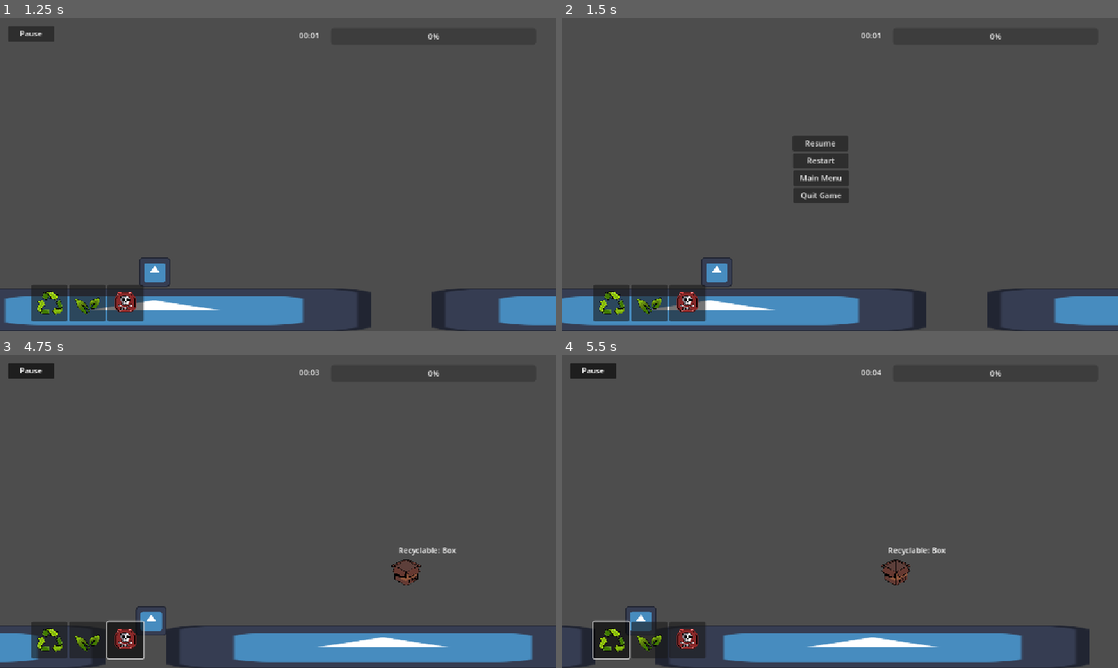
Above: before the commit, frames 1-4 (two rows, left to right).
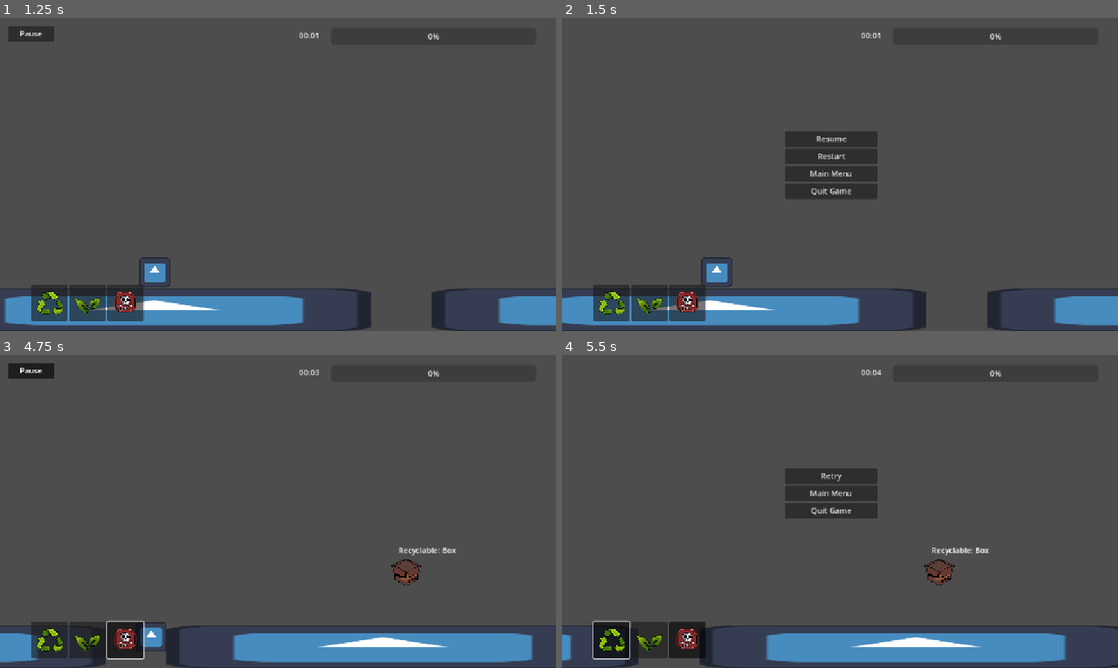
Above: after the commit, the same moments.

Repository: wends05/trash-trek
Game: Godot game, scene res://scenes/MainMenu.tscn
Same seed, same stepped clock (60 frames per second), same inputs: the game is played once before the commit and once after it. The engine's default icon, where the game draws it, is replaced by a stand-in: a white triangle on a blue panel in a dark square.
Inputs (mouse positions are in pixels of both pictures, inside the frame that each line leads up to):
- Up to frame 1 (1.25 s): click "Start" at 0.5 s
- Up to frame 2 (1.5 s): click "Pause" at 1.25 s
- Up to frame 3 (4.75 s): click "Resume" at 2 s; click (50, 639) at 2.75 s; click (88, 639) at 3.5 s; click (127, 639) at 4.25 s
- Up to frame 4 (5.5 s): click (612, 639) at 5 s

Frame 1 is identical in both runs. In frame 2, 2.4% of the frame differs, in the area x 40-57%, y 36-60%; in frame 3, 0.5%; in frame 4, 7.1%, in the area x 0-100%, y 2-100%.

Commit message:
Add & Update player death scene

Diff:
--- a/pause_menu.gd
+++ b/game_menu.gd
@@ -1,10 +1,20 @@
 extends Control
+
+@onready var resume_button = $ResumeButton
+@onready var restart_button = $RestartButton
+@onready var retry_button = $RetryButton
 
 func _on_resume_button_pressed() -> void:
 	Game.update_ui_state.emit(Utils.UIStateType.PauseMenu)
 	Game.update_game_state.emit(Utils.GameStateType.Play)
 
 func _on_restart_button_pressed() -> void:
+	Game.update_game_state.emit(Utils.GameStateType.Play)
+	get_tree().change_scene_to_file("res://scenes/Main.tscn")
+	Game.reset_stats()
+
+func _on_retry_button_pressed() -> void:
+	print("test")
 	Game.update_game_state.emit(Utils.GameStateType.Play)
 	get_tree().change_scene_to_file("res://scenes/Main.tscn")
 	Game.reset_stats()
--- a/scenes/Main.tscn
+++ b/scenes/Main.tscn
@@ -1,10 +1,11 @@
-[gd_scene load_steps=9 format=3 uid="uid://bjlwocmldl2p1"]
+[gd_scene load_steps=12 format=3 uid="uid://bjlwocmldl2p1"]
 
 [ext_resource type="Script" uid="uid://djvk4e4r7ppdn" path="res://scripts/main.gd" id="1_h6nst"]
 [ext_resource type="PackedScene" uid="uid://dyac4ihj46tig" path="res://scenes/Player.tscn" id="1_nbc6x"]
 [ext_resource type="Script" uid="uid://d4hebw0k2lxgw" path="res://scenes/terrain_manager.gd" id="4_vcsgt"]
 [ext_resource type="PackedScene" uid="uid://b1mx2y7p6cxdw" path="res://scenes/trash_spawner.tscn" id="5_vcsgt"]
 [ext_resource type="Script" uid="uid://go4n0wcu27jd" path="res://scripts/trash_remover.gd" id="6_c01mt"]
+[ext_resource type="Script" uid="uid://crsxweajtjywv" path="res://scripts/death_zone.gd" id="7_jlsqs"]
 [ext_resource type="PackedScene" uid="uid://cnvc3c5c6c8mj" path="res://scenes/ui.tscn" id="7_nxtc6"]
 
 [sub_resource type="RectangleShape2D" id="RectangleShape2D_nxtc6"]
@@ -12,6 +13,12 @@
 
 [sub_resource type="RectangleShape2D" id="RectangleShape2D_nbc6x"]
 size = Vector2(1139.5, 66)
+
+[sub_resource type="RectangleShape2D" id="RectangleShape2D_jlsqs"]
+size = Vector2(6.5, 760)
+
+[sub_resource type="RectangleShape2D" id="RectangleShape2D_c01mt"]
+size = Vector2(1150.5, 10)
 
 [node name="Main" type="Node2D"]
 script = ExtResource("1_h6nst")
@@ -42,7 +49,25 @@
 [node name="CollisionShape2D" type="CollisionShape2D" parent="Scaffolding"]
 position = Vector2(573.25, 614)
 shape = SubResource("RectangleShape2D_nbc6x")
+disabled = true
+
+[node name="DeathZoneLeft" type="Area2D" parent="."]
+script = ExtResource("7_jlsqs")
+
+[node name="CollisionShape2D2" type="CollisionShape2D" parent="DeathZoneLeft"]
+position = Vector2(-14.25, 377)
+shape = SubResource("RectangleShape2D_jlsqs")
+
+[node name="DeathZoneBelow" type="Area2D" parent="."]
+script = ExtResource("7_jlsqs")
+
+[node name="CollisionShape2D" type="CollisionShape2D" parent="DeathZoneBelow"]
+position = Vector2(574, 751)
+shape = SubResource("RectangleShape2D_c01mt")
 
 [node name="UI" parent="." instance=ExtResource("7_nxtc6")]
+size_flags_horizontal = 4
 
 [connection signal="area_entered" from="TrashRemover" to="TrashRemover" method="_on_area_entered"]
+[connection signal="body_entered" from="DeathZoneLeft" to="DeathZoneBelow" method="_on_death_zone_left_body_entered"]
+[connection signal="body_entered" from="DeathZoneBelow" to="DeathZoneLeft" method="_on_death_zone_below_body_entered"]
--- a/scenes/pause_menu.tscn
+++ b/scenes/game_menu.tscn
@@ -1,53 +1,42 @@
 [gd_scene load_steps=2 format=3 uid="uid://ciuvi7tl2l5wv"]
 
-[ext_resource type="Script" uid="uid://devlsdpi63sk1" path="res://pause_menu.gd" id="1_jvnd5"]
+[ext_resource type="Script" uid="uid://devlsdpi63sk1" path="res://game_menu.gd" id="1_qdaa4"]
 
-[node name="PauseMenu" type="Control"]
-layout_mode = 3
+[node name="GameMenu" type="VBoxContainer"]
 anchors_preset = 15
 anchor_right = 1.0
 anchor_bottom = 1.0
 grow_horizontal = 2
 grow_vertical = 2
-script = ExtResource("1_jvnd5")
+script = ExtResource("1_qdaa4")
 
 [node name="ResumeButton" type="Button" parent="."]
 process_mode = 3
-layout_mode = 0
-offset_left = 477.0
-offset_top = 243.0
-offset_right = 592.0
-offset_bottom = 274.0
+layout_mode = 2
 text = "Resume"
 
 [node name="RestartButton" type="Button" parent="."]
 process_mode = 3
-layout_mode = 0
-offset_left = 478.0
-offset_top = 279.0
-offset_right = 593.0
-offset_bottom = 310.0
+layout_mode = 2
 text = "Restart"
+
+[node name="RetryButton" type="Button" parent="."]
+process_mode = 3
+layout_mode = 2
+text = "Retry"
 
 [node name="MainMenuButton" type="Button" parent="."]
 process_mode = 3
-layout_mode = 0
-offset_left = 479.0
-offset_top = 315.0
-offset_right = 594.0
-offset_bottom = 347.0
+layout_mode = 2
 text = "Main Menu"
 
 [node name="QuitButton" type="Button" parent="."]
 process_mode = 3
-layout_mode = 0
-offset_left = 479.0
-offset_top = 351.0
-offset_right = 594.0
-offset_bottom = 383.0
+layout_mode = 2
 text = "Quit Game"
 
 [connection signal="pressed" from="ResumeButton" to="." method="_on_resume_button_pressed"]
 [connection signal="pressed" from="RestartButton" to="." method="_on_restart_button_pressed"]
+[connection signal="pressed" from="RetryButton" to="." method="_on_retry_button_pressed"]
 [connection signal="pressed" from="MainMenuButton" to="." method="_on_main_menu_button_pressed"]
 [connection signal="pressed" from="QuitButton" to="." method="_on_quit_button_pressed"]
--- a/scenes/ui.tscn
+++ b/scenes/ui.tscn
@@ -1,7 +1,7 @@
 [gd_scene load_steps=8 format=3 uid="uid://cnvc3c5c6c8mj"]
 
 [ext_resource type="Script" uid="uid://cad734vbhmmtg" path="res://scripts/ui.gd" id="1_nt7q6"]
-[ext_resource type="PackedScene" uid="uid://ciuvi7tl2l5wv" path="res://scenes/pause_menu.tscn" id="2_p7vwb"]
+[ext_resource type="PackedScene" uid="uid://ciuvi7tl2l5wv" path="res://scenes/game_menu.tscn" id="2_p7vwb"]
 [ext_resource type="PackedScene" uid="uid://decqbrmnhe0kb" path="res://scenes/Energy.tscn" id="2_x4jx1"]
 [ext_resource type="ButtonGroup" uid="uid://chvwa86vrsf2w" path="res://resources/ToggleGroup.tres" id="3_8dubc"]
 [ext_resource type="Texture2D" uid="uid://bmpxcsb6kpdy1" path="res://assets/Recyclable Logo.png" id="3_wm3ai"]
@@ -16,9 +16,6 @@
 grow_horizontal = 2
 grow_vertical = 2
 script = ExtResource("1_nt7q6")
-
-[node name="PauseMenu" parent="." instance=ExtResource("2_p7vwb")]
-layout_mode = 1
 
 [node name="EnergyBar" parent="." instance=ExtResource("2_x4jx1")]
 layout_mode = 0
@@ -75,4 +72,16 @@
 icon = ExtResource("5_p7vwb")
 expand_icon = true
 
+[node name="GameMenu" parent="." instance=ExtResource("2_p7vwb")]
+layout_mode = 0
+anchors_preset = 0
+anchor_right = 0.0
+anchor_bottom = 0.0
+offset_left = 462.0
+offset_top = 234.0
+offset_right = 653.0
+offset_bottom = 405.0
+grow_horizontal = 1
+grow_vertical = 1
+
 [connection signal="pressed" from="PauseButton" to="." method="_on_pause_button_pressed"]
--- /dev/null
+++ b/scripts/death_zone.gd
@@ -0,0 +1,11 @@
+extends Area2D
+
+func _on_death_zone_left_body_entered(body: Node2D) -> void:
+	if body.is_in_group("Player"):
+		Game.update_game_state.emit(Utils.GameStateType.Pause)
+		Game.update_ui_state.emit(Utils.UIStateType.GameOver)
+
+func _on_death_zone_below_body_entered(body: Node2D) -> void:
+	if body.is_in_group("Player"):
+		Game.update_game_state.emit(Utils.GameStateType.Pause)
+		Game.update_ui_state.emit(Utils.UIStateType.GameOver)
--- a/scripts/ui.gd
+++ b/scripts/ui.gd
@@ -4,13 +4,13 @@
 
 @onready var temp_trash_count_display: Node = get_node(NodePath("TempTrashCount"))
 @onready var pause_button: Node = get_node(NodePath("PauseButton"))
-@onready var pause_menu: Node = get_node(NodePath("PauseMenu"))
+@onready var game_menu: Node = get_node(NodePath("GameMenu"))
 
 func _ready() -> void:
 	Game.updated_stats.connect(update_trash_counts)
 	Game.update_ui_state.connect(update_ui_state)
 	Game.update_game_state.connect(toggle_game_state)
-	toggle_nodes([pause_menu])
+	toggle_nodes([game_menu])
 
 func update_trash_counts():
 	temp_trash_count_display.text =\
@@ -30,7 +30,9 @@
 func update_ui_state(state: Utils.UIStateType = Utils.UIStateType.PauseMenu) -> void:
 	match state:
 		Utils.UIStateType.PauseMenu:
-			toggle_nodes([pause_button, pause_menu])
+			toggle_nodes([pause_button, game_menu, game_menu.retry_button])
+		Utils.UIStateType.GameOver:
+			toggle_nodes([pause_button, game_menu, game_menu.resume_button, game_menu.restart_button])
 
 func toggle_nodes(nodes: Array[Control]) -> void:
 	for node in nodes:
--- a/scripts/utils.gd
+++ b/scripts/utils.gd
@@ -5,9 +5,8 @@
 	Biodegradable,
 	ToxicWaste
 }
+
 enum GameStateType {
-	Win,
-	Lose,
 	Pause,
 	Play,
 }
@@ -15,8 +14,7 @@
 enum UIStateType {
 	Settings,
 	PauseMenu,
-	WinScreen,
-	LoseScreen,
+	GameOver,
 }
 
 # Define available trash items for each type (exact file names)
Renamed: pause_menu.gd.uid -> game_menu.gd.uid
Not shown: 1 places in scenes/Energy.tscn that only renumber resources
Not shown, added: scripts/death_zone.gd.uid
